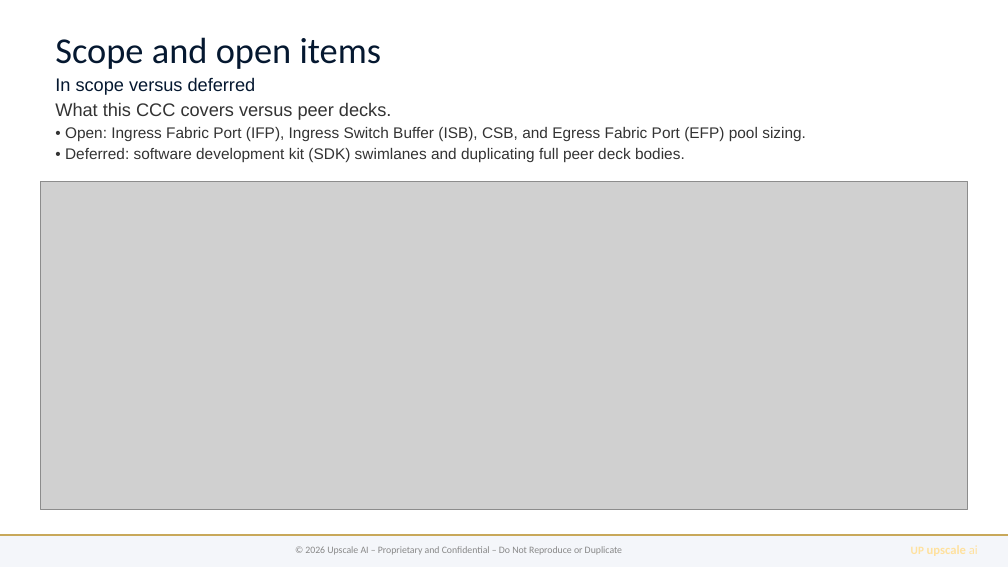
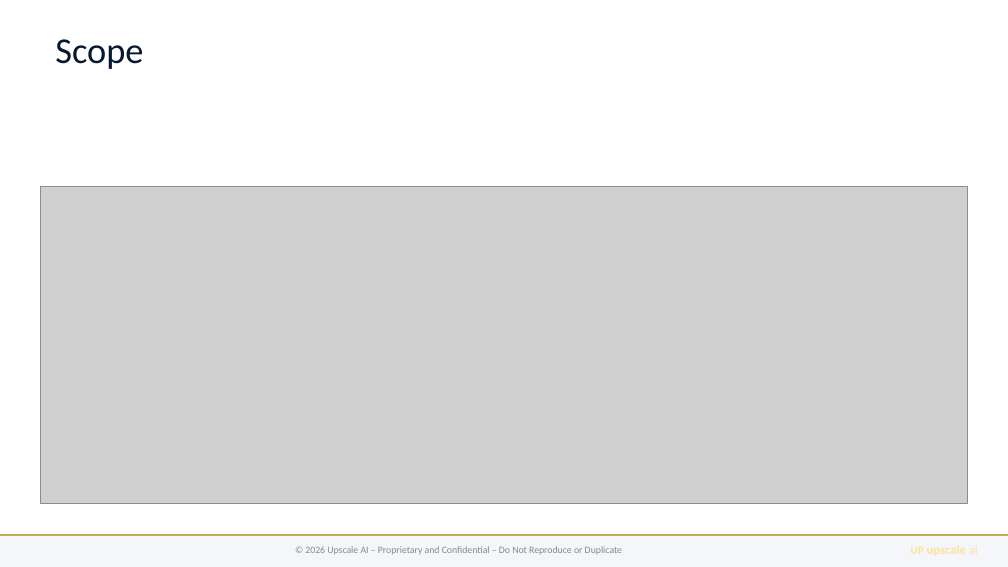
Before and after one commit to upscale-ai-network/agent-template, a slide deck: slide 7 of dt122/bugatti-qos-ccc.pptx. Drawn at 1008x567 pixels with LibreOffice and Linux fonts; fonts in the diff are those of the drawing; grey boxes stand for pictures. Boxes give left, top, right and bottom in pixels: in the first picture for what was removed or moved away, otherwise in the second. Text is boxed around its words. In the diff, an @@ line names an element or a change of style, - is before the commit and + after.

```diff
--- a/dt122/bugatti-qos-ccc.pptx
+++ b/dt122/bugatti-qos-ccc.pptx
@@ text at box(55, 39, 143, 69): text changed; size 11 to 26 pt; font Arial to Calibri; text colour #333333 to #051830 @@
-Scope and open items
-In scope versus deferred
-What this CCC covers versus peer decks.
-• Open: Ingress Fabric Port (IFP), Ingress Switch Buffer (ISB), CSB, and Egress Fabric Port (EFP) pool sizing.
-• Deferred: software development kit (SDK) swimlanes and duplicating full peer deck bodies.
+Scope
@@ picture: place and size @@
-picture at box(40, 181, 968, 510)
+picture at box(40, 186, 968, 504)
```
Also in this commit, not shown: 7 other slides changed, 16 other files.
